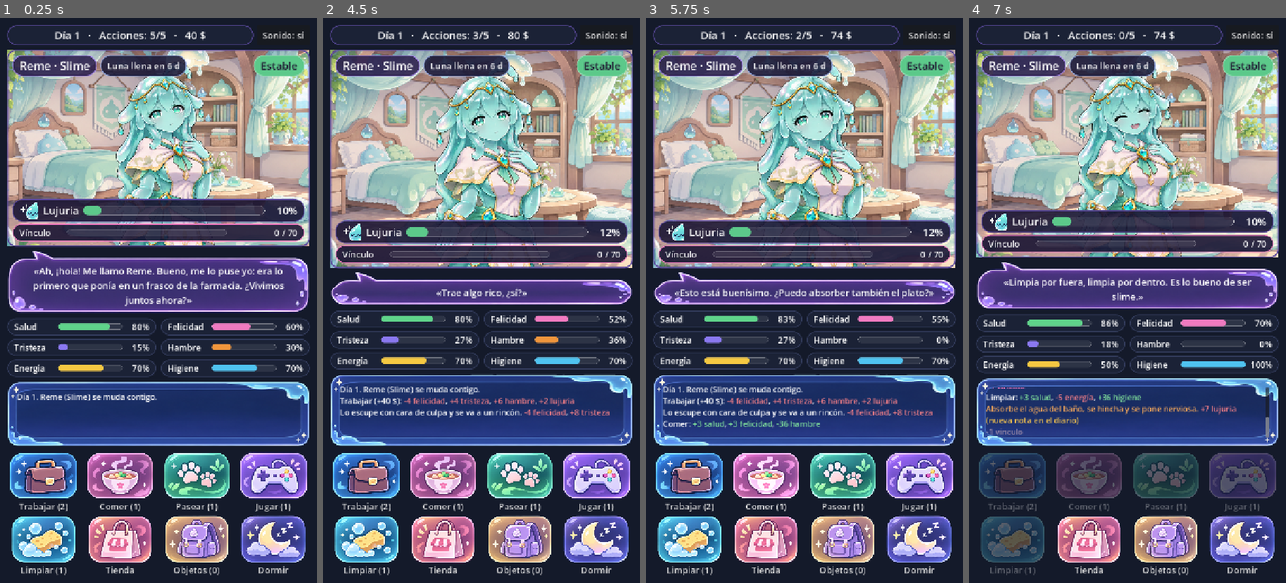
Above: before the commit, frames 1-4 (left to right).
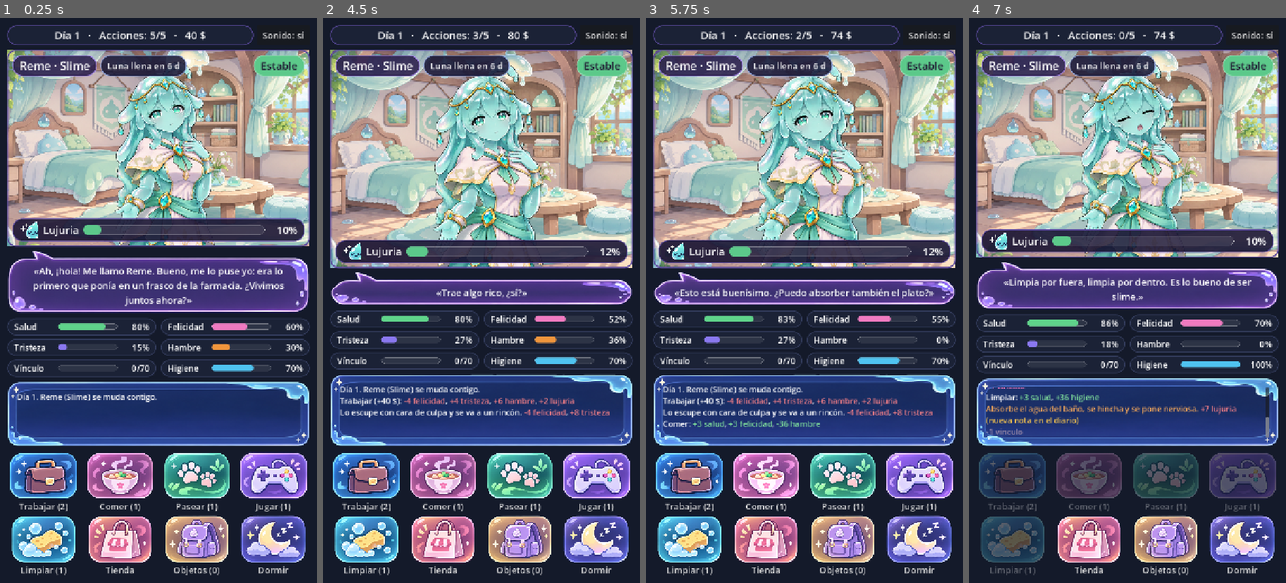
Above: after the commit, the same moments.

Repository: ZabrackStudio/monster-girl
Game: Godot game, scene res://scenes/main.tscn
The game is run twice, just before and just after one commit, with the same random seed, the same clock (stepped at 60 frames per second) and the same inputs.
Inputs:
- Up to frame 1 (0.25 s): no input
- Up to frame 2 (4.5 s): click "Trabajar (2)" at 0.5 s; click "Tienda" at 1.25 s; click "Objetos (0)" at 2 s; click "Dormir" at 2.75 s; click "Sonido: sí" at 3.5 s; click "Reñirle." at 4.25 s
- Up to frame 3 (5.75 s): click "Comer (1)" at 5 s
- Up to frame 4 (7 s): click "Pasear (1)" at 5.75 s; click "Limpiar (1)" at 6.5 s

The runs differ from the first frame. In frame 1, 5.1% of the frame differs, in the area x 4-96%, y 32-63%; in frame 2, 5.1%; in frame 3, 5.1%; in frame 4, 10%, in the area x 4-96%, y 8-68%.

Commit message:
Quitar la energía; el vínculo ocupa su hueco en las estadísticas
- Sin requisitos ni coste de energía: el límite diario son las acciones.
- La expresión Cansada sale al gastar todas las acciones del día.
- Almohada de gel: +1 de vínculo extra en noches cuidadas. Fuera el zumo energético.

Co-Authored-By: Claude Opus 5.5 <noreply@anthropic.com>

Diff:
--- a/data/balance.json
+++ b/data/balance.json
@@ -59,11 +59,9 @@
 		"pasear": {
 			"nombre": "Pasear",
 			"costo": 1,
-			"energia_min": 15,
 			"efectos": {
 				"felicidad": 12,
 				"tristeza": -10,
-				"energia": -15,
 				"lujuria": -4,
 				"higiene": -6
 			},
@@ -74,7 +72,6 @@
 			"costo": 1,
 			"efectos": {
 				"higiene": 40,
-				"energia": -5,
 				"salud": 2
 			},
 			"prob_evento": 0.1
@@ -82,15 +79,11 @@
 		"jugar": {
 			"nombre": "Jugar",
 			"costo": 1,
-			"energia_min": 12,
-			"efectos": {
-				"energia": -12
-			},
+			"efectos": {},
 			"prob_evento": 0.1
 		}
 	},
 	"dia": {
-		"energia_dormir": 30,
 		"hambre_diaria": 15,
 		"higiene_diaria": 12,
 		"felicidad_diaria": 8,
--- a/data/eventos.json
+++ b/data/eventos.json
@@ -14,13 +14,13 @@
 	  "texto": "Unos chavales señalan a Reme y se ríen. Ella se encoge hasta hacerse pequeña.",
 	  "opciones": [
 		{ "texto": "Volver a casa enseguida.", "efectos": { "tristeza": 6 }, "resultado": "Ya en casa, tarda un rato en recuperar su tamaño." },
-		{ "texto": "Ponerte delante y seguir paseando.", "efectos": { "felicidad": 6, "tristeza": -2, "energia": -6 }, "resultado": "«Gracias», te susurra. Sigue algo opaca, pero camina a tu lado." }
+		{ "texto": "Ponerte delante y seguir paseando.", "efectos": { "felicidad": 6, "tristeza": -2 }, "resultado": "«Gracias», te susurra. Sigue algo opaca, pero camina a tu lado." }
 	  ] },
 	{ "id": "calor", "tipo": "especie", "momento": ["pasear", "noche"], "peso": 2, "condiciones": { "dia_min": 4 },
 	  "texto": "Hace un calor tremendo. Reme empieza a perder consistencia y a ponerse muy, muy inquieta.",
 	  "opciones": [
 		{ "texto": "Llenarle la bañera de agua fría (8 $).", "efectos": { "lujuria": -6, "higiene": 10, "dinero": -8 }, "resultado": "Se queda flotando un buen rato, aliviada." },
-		{ "texto": "Abrir las ventanas y aguantar.", "efectos": { "lujuria": 8, "energia": -8 }, "resultado": "La noche se hace larga. Reme no para de dar vueltas." }
+		{ "texto": "Abrir las ventanas y aguantar.", "efectos": { "lujuria": 8 }, "resultado": "La noche se hace larga. Reme no para de dar vueltas." }
 	  ] },
 	{ "id": "imitacion", "tipo": "especie", "momento": ["noche", "jugar"], "peso": 2,
 	  "texto": "Reme ha visto una película y ahora imita a la protagonista: pone tu misma pose, tu misma cara. Le sale casi perfecto.",
@@ -46,23 +46,23 @@
 	{ "id": "pelusas", "tipo": "cotidiano", "momento": ["limpiar", "noche"], "peso": 2, "condiciones": { "higiene_max": 45 },
 	  "texto": "Reme se ha tragado una bola de pelusas de debajo del sofá y ahora está gris.",
 	  "opciones": [
-		{ "texto": "Limpiar el sofá también.", "efectos": { "higiene": 10, "energia": -4 }, "resultado": "Por fin el sofá está limpio. Y Reme, un poco menos gris." }
+		{ "texto": "Limpiar el sofá también.", "efectos": { "higiene": 10 }, "resultado": "Por fin el sofá está limpio. Y Reme, un poco menos gris." }
 	  ] },
 	{ "id": "estrellas", "tipo": "positivo", "momento": ["noche"], "peso": 2, "condiciones": { "felicidad_min": 55 },
 	  "texto": "Reme te pide que salgáis al balcón a ver las estrellas. Dice que, si se queda muy quieta, se reflejan en ella.",
 	  "opciones": [
-		{ "texto": "Salir un rato.", "efectos": { "lujuria": -6, "tristeza": -5, "energia": -3 }, "resultado": "Es verdad. Tiene el cielo entero dentro." }
+		{ "texto": "Salir un rato.", "efectos": { "lujuria": -6, "tristeza": -5 }, "resultado": "Es verdad. Tiene el cielo entero dentro." }
 	  ] },
 	{ "id": "pesadilla", "tipo": "negativo", "momento": ["noche"], "peso": 2, "condiciones": { "tristeza_min": 40 },
 	  "texto": "Reme ha tenido una pesadilla: soñaba que se secaba y nadie la echaba de menos.",
 	  "opciones": [
-		{ "texto": "Quedarte con ella hasta que se duerma.", "efectos": { "tristeza": -6, "energia": -5 }, "resultado": "Se duerme agarrada a tu dedo." },
+		{ "texto": "Quedarte con ella hasta que se duerma.", "efectos": { "tristeza": -6 }, "resultado": "Se duerme agarrada a tu dedo." },
 		{ "texto": "Decirle que solo es un sueño y volver a la cama.", "efectos": { "tristeza": 4 }, "resultado": "Asiente, pero se nota que no se lo cree." }
 	  ] },
 	{ "id": "inquieta_noche", "tipo": "critico", "momento": ["noche"], "peso": 3, "condiciones": { "nivel_min": 2 },
 	  "texto": "Pasada la medianoche, oyes algo deslizándose por el pasillo. Reme está en tu puerta, con un brillo raro.",
 	  "opciones": [
-		{ "texto": "Encender la luz y ponerle una película.", "efectos": { "lujuria": -5, "energia": -10 }, "resultado": "Se queda dormida a mitad de la peli. Tú no tanto." },
+		{ "texto": "Encender la luz y ponerle una película.", "efectos": { "lujuria": -5 }, "resultado": "Se queda dormida a mitad de la peli. Tú no tanto." },
 		{ "texto": "Cerrar la puerta con suavidad.", "efectos": { "lujuria": 3, "tristeza": 6 }, "resultado": "La oyes alejarse despacio." }
 	  ] },
 	{ "id": "acercamiento", "tipo": "critico", "momento": ["noche", "jugar", "pasear"], "peso": 4, "condiciones": { "nivel_min": 3 },
@@ -83,7 +83,7 @@
 	{ "id": "racha", "tipo": "positivo", "momento": ["jugar"], "peso": 2, "condiciones": { "felicidad_min": 60 },
 	  "texto": "Reme está tan contenta que propone otra partida rápida sin descansar.",
 	  "opciones": [
-		{ "texto": "¡Venga!", "efectos": { "felicidad": 6, "lujuria": -4, "energia": -6 }, "resultado": "Gana ella. Por mucho." },
-		{ "texto": "Mejor descansar.", "efectos": { "energia": 4 }, "resultado": "Se acurruca a tu lado en el sofá." }
+		{ "texto": "¡Venga!", "efectos": { "felicidad": 6, "lujuria": -4 }, "resultado": "Gana ella. Por mucho." },
+		{ "texto": "Mejor descansar.", "efectos": { "felicidad": 3 }, "resultado": "Se acurruca a tu lado en el sofá." }
 	  ] }
 ]
--- a/data/items.json
+++ b/data/items.json
@@ -59,20 +59,7 @@
 		"precio": 22,
 		"descripcion": "Calma los nervios. Reduce la lujuria al momento.",
 		"efectos": {
-			"lujuria": -10,
-			"energia": 4
-		}
-	},
-	{
-		"id": "bebida_energia",
-		"nombre": "Zumo energético",
-		"categoria": "Cuidado personal",
-		"tipo": "consumible",
-		"precio": 15,
-		"descripcion": "Recupera energía, pero la deja algo acelerada.",
-		"efectos": {
-			"energia": 25,
-			"lujuria": 3
+			"lujuria": -10
 		}
 	},
 	{
@@ -81,9 +68,9 @@
 		"categoria": "Cuidado personal",
 		"tipo": "pasivo",
 		"precio": 60,
-		"descripcion": "Duerme mejor: +15 de energía cada noche.",
+		"descripcion": "Duerme abrazada a ella. Cada noche bien cuidada, +1 de vínculo extra.",
 		"pasivo": {
-			"energia_dormir": 15
+			"vinculo_noche": 1
 		}
 	},
 	{
--- a/data/personajes/slime.json
+++ b/data/personajes/slime.json
@@ -9,7 +9,6 @@
 		"felicidad": 60,
 		"tristeza": 15,
 		"hambre": 30,
-		"energia": 70,
 		"higiene": 70,
 		"lujuria": 10
 	},
@@ -33,7 +32,6 @@
 		"base": 6.0,
 		"por_tristeza": 0.08,
 		"por_hambre": 0.12,
-		"por_cansancio": 0.12,
 		"por_suciedad": 0.16,
 		"por_felicidad": 0.08,
 		"por_salud": 0.05,
@@ -151,10 +149,10 @@
 			],
 			"efectos": {
 				"lujuria": -3,
-				"energia": 5
-			},
-			"texto": "Cansada de jugar, el baño la adormece en vez de alterarla.",
-			"nota": "Si está cansada de jugar, el baño la relaja."
+				"felicidad": 3
+			},
+			"texto": "Después de jugar, el baño la adormece en vez de alterarla.",
+			"nota": "Después de jugar, el baño la relaja."
 		},
 		{
 			"id": "rutina_vinculo",
--- a/data/tienda.json
+++ b/data/tienda.json
@@ -32,8 +32,7 @@
 		"agua": "Agua mineral. Para ella es casi un baño; no la desperdicies.",
 		"jabon": "Jabón neutro. Una slime sucia se pone nerviosa. Una nerviosa, peor.",
 		"manzanilla": "Manzanilla. Funciona, pero cada vez menos. Que no se acostumbre.",
-		"bebida_energia": "¿Zumo energético? Le da fuerzas… y prisa. Tú sabrás.",
-		"almohada": "La almohada de gel. Quien duerme bien no sale a cazar de noche.",
+		"almohada": "La almohada de gel. Quien duerme abrazado no sale a cazar de noche.",
 		"pecera": "La pecera. Mirar peces calma más de lo que parece.",
 		"lampara": "La lámpara de lava. Sentimental. Me gusta.",
 		"frasco": "El frasco hermético. No es una jaula: es un sitio donde se siente a salvo.",
--- a/scripts/game.gd
+++ b/scripts/game.gd
@@ -7,13 +7,13 @@
 signal event_triggered(event: Dictionary)
 signal game_over(ending: Dictionary)
 
-const STATS := ["salud", "felicidad", "tristeza", "hambre", "energia", "higiene", "lujuria"]
+const STATS := ["salud", "felicidad", "tristeza", "hambre", "higiene", "lujuria"]
 const STAT_NAMES := {
 	"salud": "Salud", "felicidad": "Felicidad", "tristeza": "Tristeza", "hambre": "Hambre",
-	"energia": "Energía", "higiene": "Higiene", "lujuria": "Lujuria",
+	"higiene": "Higiene", "lujuria": "Lujuria",
 }
 ## Estadísticas donde subir es bueno; en el resto, bajar es bueno.
-const GOOD_UP := ["salud", "felicidad", "energia", "higiene"]
+const GOOD_UP := ["salud", "felicidad", "higiene"]
 
 var character: Dictionary
 var balance: Dictionary
@@ -112,7 +112,7 @@
 	if lv >= 3: return "critica"
 	if lv == 2: return "alterada"
 	if stats["tristeza"] > 60: return "triste"
-	if stats["energia"] < 20: return "cansada"
+	if actions_left == 0 and not over: return "cansada"   # al final del día
 	if lv == 1: return "inquieta"
 	if stats["felicidad"] > 65: return "feliz"
 	return "neutral"
@@ -130,8 +130,6 @@
 		return false
 	if money < int(act.get("precio", 0)):
 		return false
-	if stats["energia"] < float(act.get("energia_min", 0)):
-		return false
 	return true
 
 
@@ -139,7 +137,6 @@
 	var act := activity(id)
 	if int(act["costo"]) > actions_left: return "No te quedan acciones hoy."
 	if money < int(act.get("precio", 0)): return "No tienes dinero suficiente."
-	if stats["energia"] < float(act.get("energia_min", 0)): return "%s está demasiado cansada." % character["nombre"]
 	return ""
 
 
@@ -292,7 +289,6 @@
 	var d: Dictionary = balance["dia"]
 	var before := stats.duplicate()
 	_say("dormir")
-	stats["energia"] = clampf(stats["energia"] + float(d["energia_dormir"]) + passive_sum("energia_dormir"), 0, 100)
 	_add("hambre", float(d["hambre_diaria"]))
 	_add("higiene", -(float(d["higiene_diaria"]) + passive_sum("higiene_diaria")))
 	_add("felicidad", -float(d["felicidad_diaria"]))
@@ -341,7 +337,6 @@
 	b["naturaleza"] = float(l["base"])
 	b["tristeza"] = stats["tristeza"] * float(l["por_tristeza"])
 	b["hambre"] = maxf(0, stats["hambre"] - 50) * float(l["por_hambre"])
-	b["cansancio"] = maxf(0, 40 - stats["energia"]) * float(l["por_cansancio"])
 	b["suciedad"] = maxf(0, 50 - stats["higiene"]) * float(l["por_suciedad"])
 	b["felicidad"] = -maxf(0, stats["felicidad"] - 50) * float(l["por_felicidad"])
 	b["salud"] = -maxf(0, stats["salud"] - 60) * float(l["por_salud"])
@@ -576,7 +571,7 @@
 	elif lv >= 2:
 		_bond(float(vb["noche_alterada"]))
 	elif stats["felicidad"] >= 55 and stats["tristeza"] <= 35 and stats["hambre"] < 60 and stats["higiene"] > 40:
-		_bond(float(vb["noche_cuidada"]))
+		_bond(float(vb["noche_cuidada"]) + passive_sum("vinculo_noche"))
 
 
 func _say(key: String) -> void:
--- a/scripts/main.gd
+++ b/scripts/main.gd
@@ -12,9 +12,9 @@
 }
 const CHARACTER := "res://data/personajes/slime.json"
 const RECORDS_PATH := "user://records.json"
-const BAR_STATS := ["salud", "felicidad", "tristeza", "hambre", "energia", "higiene"]
+const BAR_STATS := ["salud", "felicidad", "tristeza", "hambre", "vinculo", "higiene"]
 const STAT_COLORS := {"salud": "5fd38a", "felicidad": "f07ac0", "tristeza": "8a78f0",
-	"hambre": "f0953c", "energia": "f5c842", "higiene": "4fc3f0"}
+	"hambre": "f0953c", "vinculo": "e85d8a", "higiene": "4fc3f0"}
 const BG := Color("141a2a")
 const PANEL := Color("1f2835")
 const BORDER := Color("5b4a9e")
@@ -27,8 +27,6 @@
 var level_pill: PanelContainer
 var lust_bar: ProgressBar
 var lbl_lust: Label
-var bond_bar: ProgressBar
-var lbl_bond: Label
 var lbl_moon: Label
 var moon_pill: PanelContainer
 var lbl_line: Label
@@ -176,22 +174,6 @@
 	lbl_lust.custom_minimum_size = Vector2(64, 0)
 	lbl_lust.horizontal_alignment = HORIZONTAL_ALIGNMENT_RIGHT
 	lust_row.add_child(lbl_lust)
-	var bond_pill := _pill(Color(0.1, 0.08, 0.2, 0.9), Color("f07ac0"))
-	ov.add_child(bond_pill)
-	var bond_row := HBoxContainer.new()
-	bond_row.add_theme_constant_override("separation", 10)
-	bond_pill.add_child(bond_row)
-	var bl := _label("Vínculo", 20)
-	bl.custom_minimum_size = Vector2(98, 0)
-	bond_row.add_child(bl)
-	bond_bar = _bar(Color("f07ac0"), 14)
-	bond_bar.size_flags_horizontal = Control.SIZE_EXPAND_FILL
-	bond_bar.size_flags_vertical = Control.SIZE_SHRINK_CENTER
-	bond_row.add_child(bond_bar)
-	lbl_bond = _label("", 20)
-	lbl_bond.custom_minimum_size = Vector2(150, 0)
-	lbl_bond.horizontal_alignment = HORIZONTAL_ALIGNMENT_RIGHT
-	bond_row.add_child(lbl_bond)
 
 	# Bocadillo de diálogo
 	var bubble := PanelContainer.new()
@@ -224,7 +206,7 @@
 		var row := HBoxContainer.new()
 		row.add_theme_constant_override("separation", 8)
 		cell.add_child(row)
-		var l := _label(Game.STAT_NAMES[s], 19)
+		var l := _label("Vínculo" if s == "vinculo" else Game.STAT_NAMES[s], 19)
 		l.custom_minimum_size = Vector2(92, 0)
 		row.add_child(l)
 		var bar := _bar(Color(STAT_COLORS[s]), 14)
@@ -232,7 +214,7 @@
 		bar.size_flags_vertical = Control.SIZE_SHRINK_CENTER
 		row.add_child(bar)
 		var v := _label("", 19)
-		v.custom_minimum_size = Vector2(52, 0)
+		v.custom_minimum_size = Vector2(64, 0)
 		v.horizontal_alignment = HORIZONTAL_ALIGNMENT_RIGHT
 		row.add_child(v)
 		grid.add_child(cell)
@@ -355,18 +337,21 @@
 	lbl_lust.text = "%d%%" % roundi(game.stats["lujuria"])
 	if game.curse_mark > 0:
 		lbl_lust.text += "  (mín. %d)" % roundi(game.curse_mark)
-	bond_bar.value = game.bond
-	lbl_bond.text = "%d / %d" % [roundi(game.bond), roundi(game.bond_goal())]
-	# Sin símbolos especiales: la fuente web no los trae. Al alcanzar la meta, cambia de color.
-	lbl_bond.add_theme_color_override("font_color", Color("ffb3dd") if game.bond >= game.bond_goal() else Color.WHITE)
 	var moon: int = game.moon_in()
 	lbl_moon.text = "Luna llena: ¡esta noche!" if moon == 0 else "Luna llena en %d d" % moon
 	var msb := moon_pill.get_theme_stylebox("panel") as StyleBoxFlat
 	msb.border_color = Color("ef7d86") if moon <= 1 else Color("8fa3d9")
 	(lust_bar.get_theme_stylebox("fill") as StyleBoxFlat).bg_color = lv_color
 	for s in BAR_STATS:
-		stat_bars[s].value = game.stats[s]
-		stat_values[s].text = "%d%%" % roundi(game.stats[s])
+		if s == "vinculo":
+			stat_bars[s].max_value = game.bond_goal()
+			stat_bars[s].value = game.bond
+			stat_values[s].text = "%d/%d" % [roundi(game.bond), roundi(game.bond_goal())]
+			# Sin símbolos especiales (la fuente web no los trae): al llegar a la meta cambia de color.
+			stat_values[s].add_theme_color_override("font_color", Color("ffb3dd") if game.bond >= game.bond_goal() else Color.WHITE)
+		else:
+			stat_bars[s].value = game.stats[s]
+			stat_values[s].text = "%d%%" % roundi(game.stats[s])
 	lbl_line.text = "«%s»" % game.current_line if game.current_line != "" else ""
 	bg.color = BG.lerp(Color("3a1424"), game.level() * 0.18)
 	portrait.set_state(game.mood(), game.level(), game.outfit)
Not shown, changed: docs/index.pck
